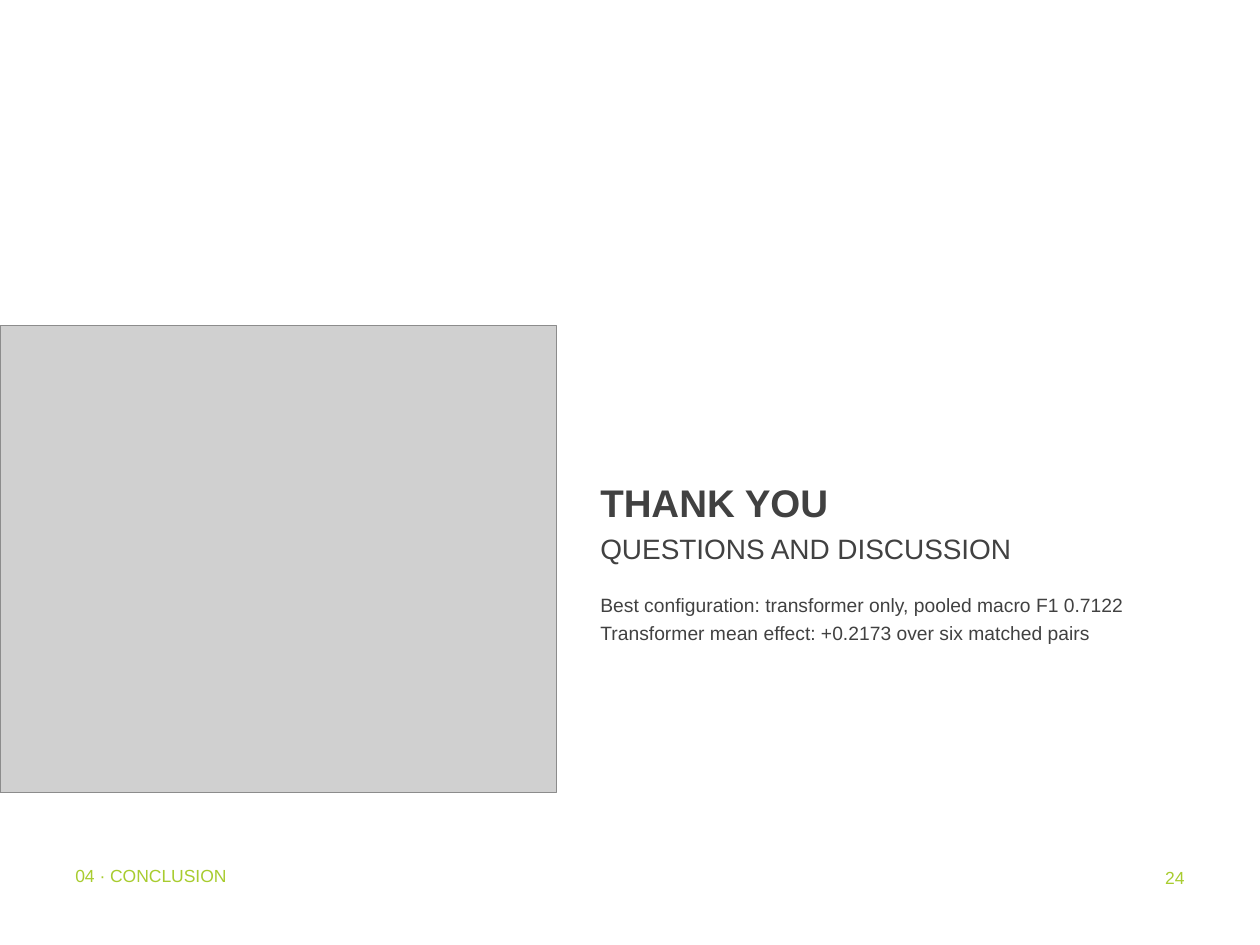
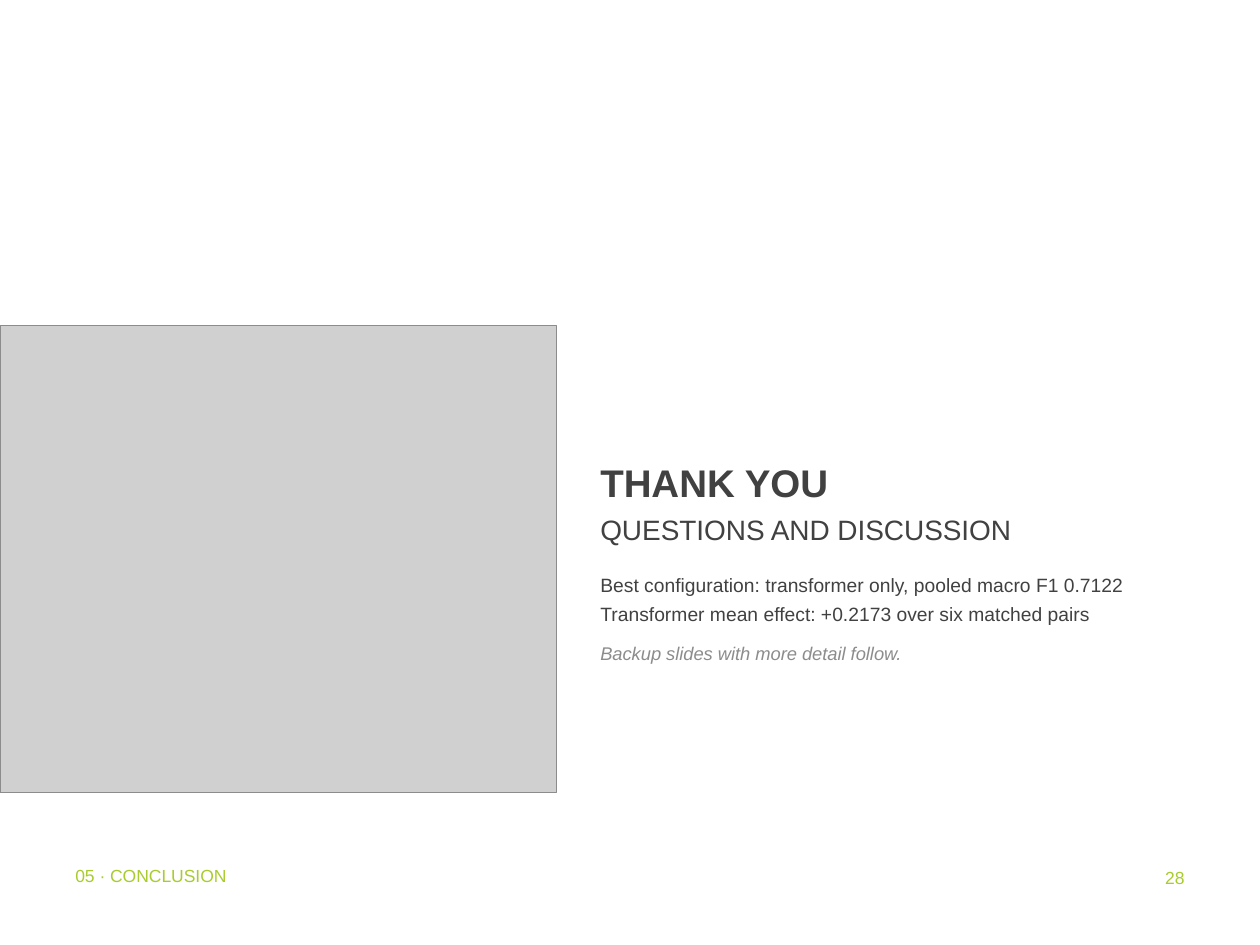
Before and after one commit to addhyan2000/FinalMERThesis, a slide deck: slide 28 of MER_Thesis_Defence.pptx (slide 24 before the commit). Drawn at 1260x945 pixels with LibreOffice and Linux fonts; fonts in the diff are those of the drawing; grey boxes stand for pictures; background and template pictures are left out. Boxes give left, top, right and bottom in pixels: in the first picture for what was removed or moved away, otherwise in the second. Text is boxed around its words. In the diff, an @@ line names an element or a change of style, - is before the commit and + after.

```diff
--- a/MER_Thesis_Defence.pptx
+++ b/MER_Thesis_Defence.pptx
@@ title at (x1=600, y1=607, x2=1090, y2=625): more space between paragraphs @@
@@ title at (x1=600, y1=647, x2=902, y2=664): paragraph added @@
+Backup slides with more detail follow.
@@ text at (x1=75, y1=869, x2=226, y2=882): text changed @@
-04 · CONCLUSION
+05 · CONCLUSION
@@ page number at (x1=1165, y1=872, x2=1184, y2=884): text changed @@
-24
+28
```
Also in this commit, not shown: 36 other slides changed, 9 slides added, 2 slides removed, 1 other file.
